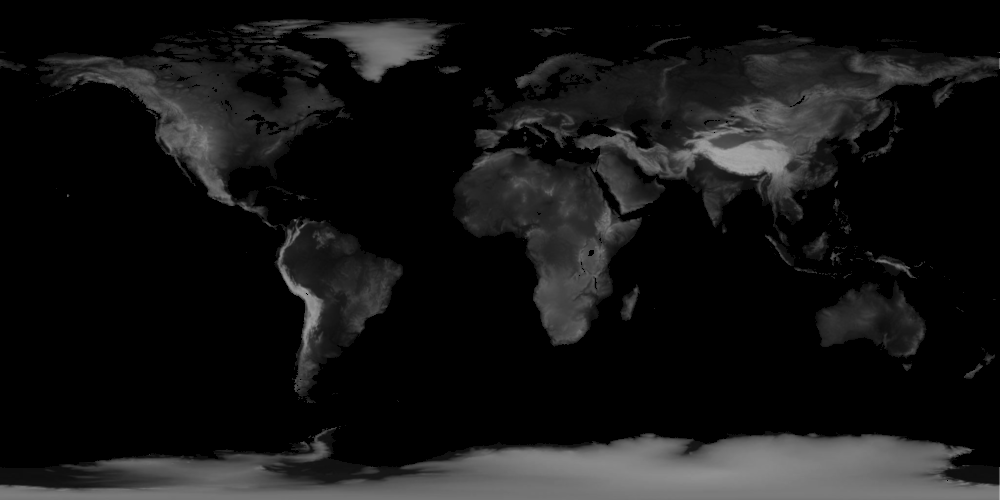
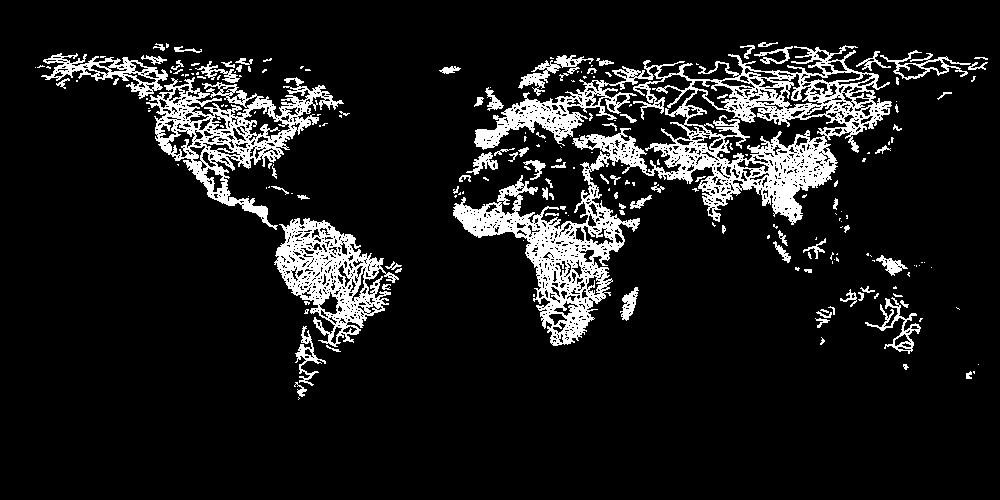
The second 1000px x 500px image is a revision of the first. Changes to its layers:
renamed "freshwater" to "river_proximity", showed it, painted on it over [left=0, top=18, right=1000, bottom=500]
hid "heightmap" over [left=0, top=18, right=1000, bottom=500]
